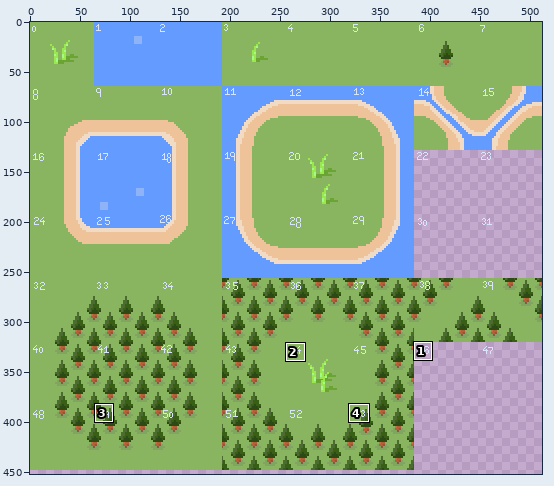
Two versions of one pixel-art file, src/images/terrain.aseprite. The picture above shows the old version from afar; the outline marks the close-up.
Close-up. First the earlier version:
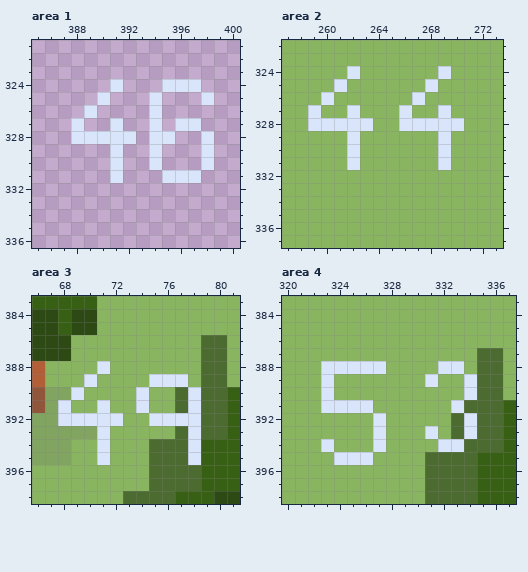
512x512 pixels, 1 frame. Colours within 5 levels of each other are drawn and written as one. Shown: area 1: x 385..400, y 321..336; area 2: x 257..273, y 322..337; area 3: x 66..81, y 383..398; area 4: x 320..337, y 383..398. The wide view leaves out empty margins. The commit also changed other parts of the picture, which this record leaves out.
Now the later version:
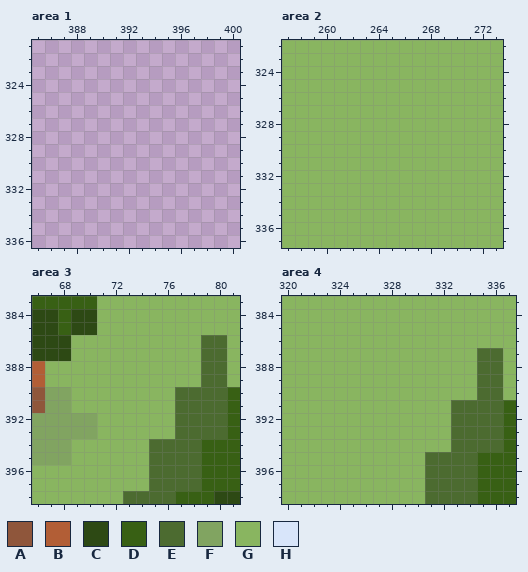
Palette (. is transparent): A #8f563b  B #b25e36  C #2d4914  D #386014  E #4c6b30  F #81a461  G #89b560  H #d8e5fa
Change:
layer "count" now hidden
Area 1:
y 324: x 391 H -> .; x 395..397 HHH -> ...
y 325: x 390 H -> .; x 394 H -> .; x 398 H -> .
y 326: x 389 H -> .; x 394 H -> .
y 327: x 388 H -> .; x 391 H -> .; x 394 H -> .; x 396..397 HH -> ..
y 328: x 388..392 HHHHH -> .....; x 394..395 HH -> ..; x 398 H -> .
y 329..330: x 391 H -> .; x 394 H -> .; x 398 H -> .
y 331: x 391 H -> .; x 395..397 HHH -> ...
Area 2:
y 324: x 262 H -> G; x 269 H -> G
y 325: x 261 H -> G; x 268 H -> G
y 326: x 260 H -> G; x 267 H -> G
y 327: x 259 H -> G; x 262 H -> G; x 266 H -> G; x 269 H -> G
y 328: x 259..263 HHHHH -> GGGGG; x 266..270 HHHHH -> GGGGG
y 329..331: x 262 H -> G; x 269 H -> G
Area 3:
y 388: x 71 H -> G
y 389: x 70 H -> G; x 75..77 HHH -> GGG
y 390: x 69 H -> G; x 74 H -> G; x 78 H -> E
y 391: x 68 H -> F; x 71 H -> G; x 74 H -> G; x 78 H -> E
y 392: x 68..72 HHHHH -> FFFGG; x 75..78 HHHH -> GGEE
y 393..395: x 71 H -> G; x 78 H -> E
Area 4:
y 388: x 323..327 HHHHH -> GGGGG; x 332..333 HH -> GG
y 389: x 323 H -> G; x 331 H -> G; x 334 H -> G
y 390: x 323 H -> G; x 334 H -> G
y 391: x 323..326 HHHH -> GGGG; x 333 H -> E
y 392: x 327 H -> G; x 334 H -> E
y 393: x 327 H -> G; x 331 H -> G; x 334 H -> E
y 394: x 323 H -> G; x 327 H -> G; x 332..333 HH -> GE
y 395: x 324..326 HHH -> GGG
Boxes around the changes in both close-ups, in picture pixels (x1, y1, x2, y2):
erased: (71, 79, 214, 183)
changed: (308, 66, 464, 170)
changed: (58, 361, 201, 465)
changed: (321, 361, 477, 465)
